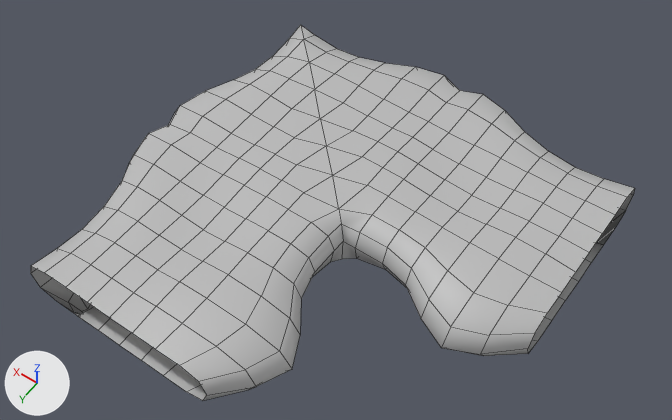
The FBX model Assets/02_Art/2_Models/Structure/PisoHielo/SinUv/ModIce2.fbx as it was, and as the next commit left it.
One viewpoint serves both versions: a 50 mm lens placed at (-12.3, 39.0, 27.9), pointed at (0.6, 21.0, -0.5). Arrows for +X, +Y and +Z are at lower left; the lights stay in place. Mesh edges are drawn as thin lines. Where no turn or scale is listed for an object, it has been applied to the vertices.
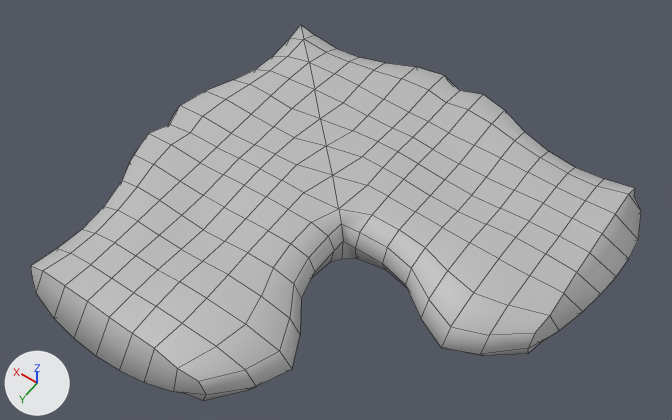
Location of each change, [x1, y1, x2, y2] in pixels of the pictures (672 x 420 px):
'pCube4', reshaped
    before: [31, 25, 635, 401]
    after: [31, 25, 641, 401]
part 1 of me_mesh, built on
    before: [31, 248, 245, 400]
    after: [31, 248, 245, 401]
part 2 of me_mesh, built on
    before: [489, 179, 635, 353]
    after: [489, 179, 641, 353]

Diff of the bpy script that builds the scene:
```diff
--- a/Assets/02_Art/2_Models/Structure/PisoHielo/SinUv/ModIce2.fbx.py
+++ b/Assets/02_Art/2_Models/Structure/PisoHielo/SinUv/ModIce2.fbx.py
@@ me_mesh @@
 # used by ob_pcube4; location = (0.29, 21.27, -1.44)
-me_mesh.from_pydata(...)  # 639 vertices, 634 faces; spans x -8.7..8.7, y -8.7..8.7, z -2.4..2.4
+me_mesh.from_pydata(...)  # 653 vertices, 666 faces; spans x -9.9..8.7, y -8.7..9.8, z -2.4..2.4
+# me_mesh part 1
+# 7 vertices move from x 0.2..7.6, y 8.7, z 0.3..2.2 to x 0.2..7.4, y 8.6..9.0, z 0.3..2.2
+# 7 vertices are added at x 0.2..6.7, y 9.2..9.8, z 1.2..1.4
+# 16 new faces join them
+# me_mesh part 2
+# 9 vertices move from x -8.7..-8.6, y -7.4..-0.1, z 0.3..2.2 to x -8.9..-8.7, y -7.3..-0.1, z 0.3..2.2
+# 7 vertices are added at x -9.9..-9.2, y -6.7..-0.3, z 1.3..1.5
+# 16 new faces join them
 me_mesh.materials.append(mat_lambert3)
```
